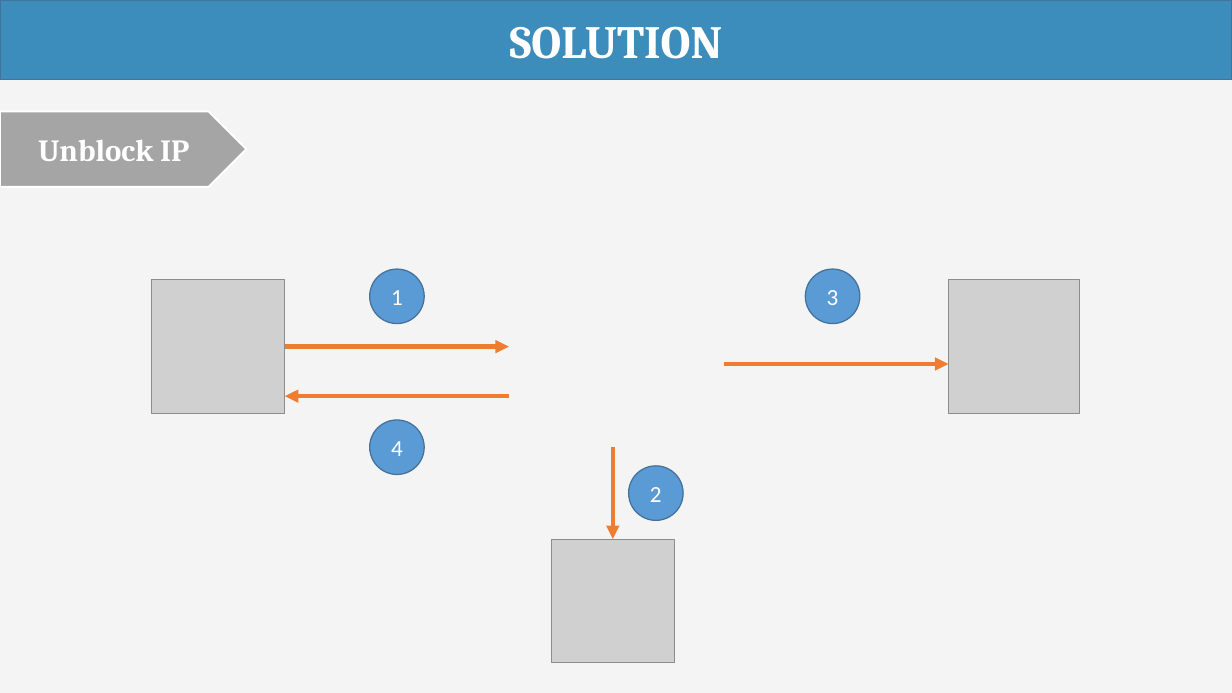
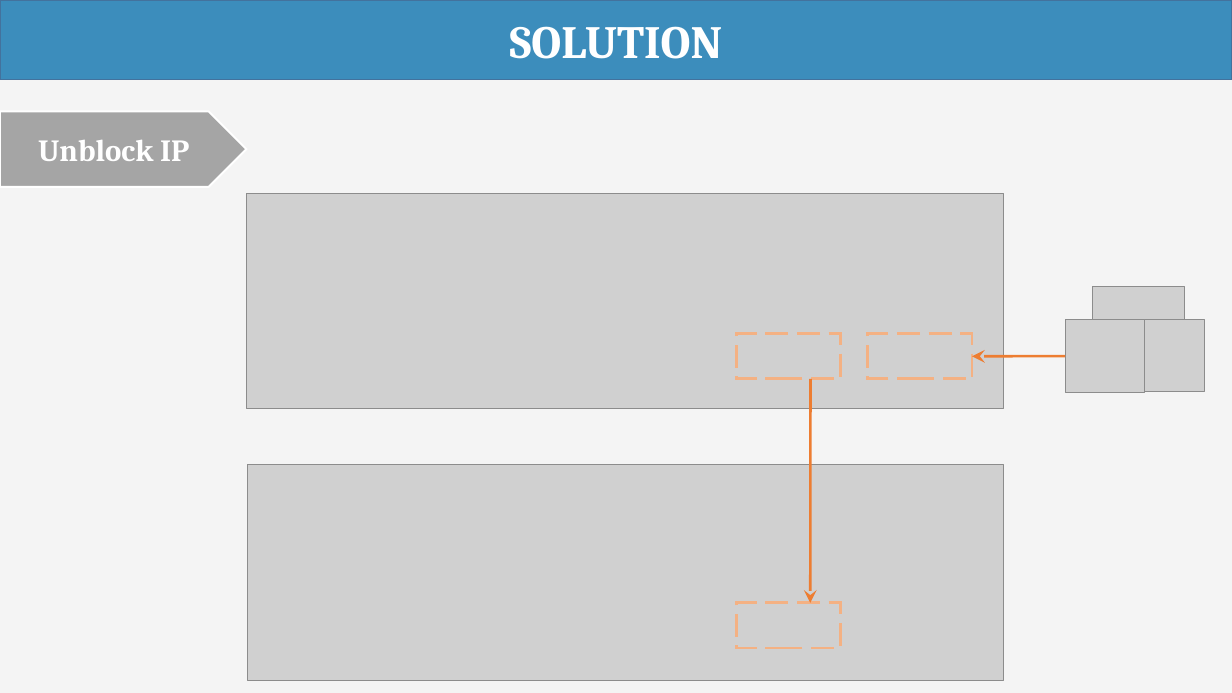
Before and after one commit to haltt051093/IMS-datacenter, a slide deck: slide 39 of Document/Presentation/IMS_20160408_Presentation.pptx (slide 37 before the commit). Drawn at 1232x693 pixels with LibreOffice and Linux fonts; fonts in the diff are those of the drawing; grey boxes stand for pictures. Boxes give left, top, right and bottom in pixels: in the first picture for what was removed or moved away, otherwise in the second. Text is boxed around its words. In the diff, an @@ line names an element or a change of style, - is before the commit and + after.

```diff
--- a/Document/Presentation/IMS_20160408_Presentation.pptx
+++ b/Document/Presentation/IMS_20160408_Presentation.pptx
@@ picture added at <box>247,193,1005,409</box> @@
@@ ellipse removed at <box>370,269,424,323</box> @@
-1
@@ ellipse removed at <box>806,269,860,323</box> @@
-3
@@ picture removed at <box>151,280,285,414</box> @@
@@ picture added at <box>1093,287,1185,371</box> @@
@@ picture added at <box>1066,320,1145,393</box> @@
@@ picture: place and size @@
-picture at <box>948,280,1080,414</box>
+picture at <box>1126,320,1204,392</box>
@@ arrow removed from (285, 347) to (509, 347) @@
@@ rectangle added at <box>737,334,841,379</box>, outline #F4B183 2.25 pt dashed @@
@@ rectangle added at <box>868,334,972,379</box>, outline #F4B183 2.25 pt dashed @@
@@ arrow added from (1066, 356) to (972, 357), #ED7D31 2 pt @@
@@ arrow removed from (725, 364) to (948, 364) @@
@@ arrow added from (811, 379) to (811, 603), #ED7D31 2 pt @@
@@ arrow removed from (509, 396) to (285, 396) @@
@@ ellipse removed at <box>370,421,424,475</box> @@
-4
@@ arrow removed from (613, 447) to (613, 539) @@
@@ picture added at <box>248,464,1005,680</box> @@
@@ ellipse removed at <box>628,466,683,520</box> @@
-2
@@ picture removed at <box>552,539,675,662</box> @@
@@ rectangle added at <box>737,603,841,648</box>, outline #F4B183 2.25 pt dashed @@
```
Also in this commit, not shown: 22 other slides changed, 3 slides added, 4 other files.
